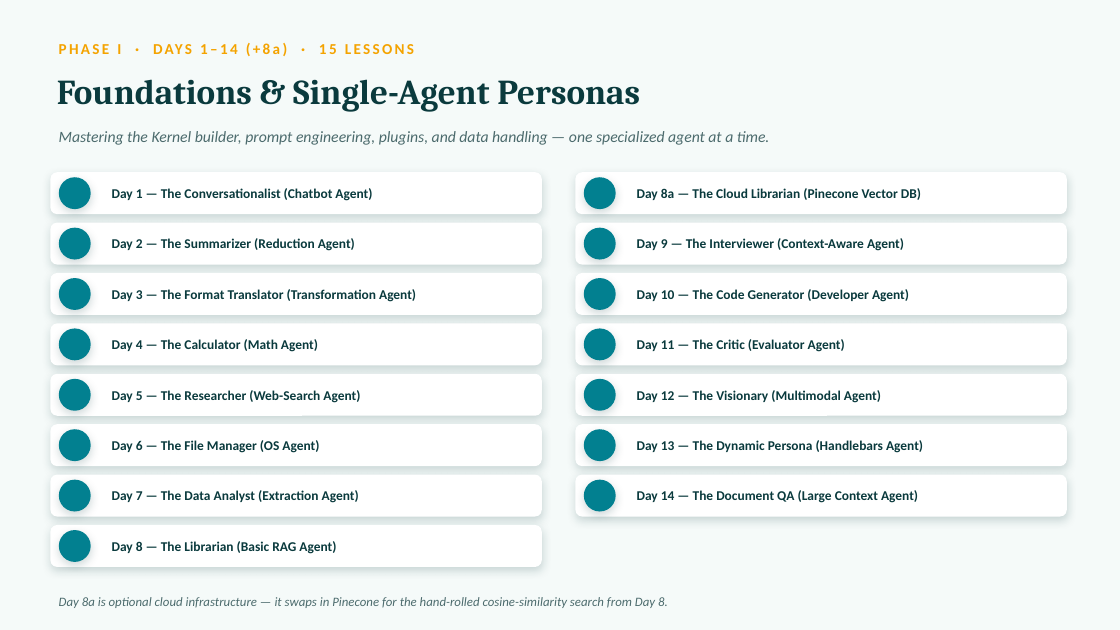
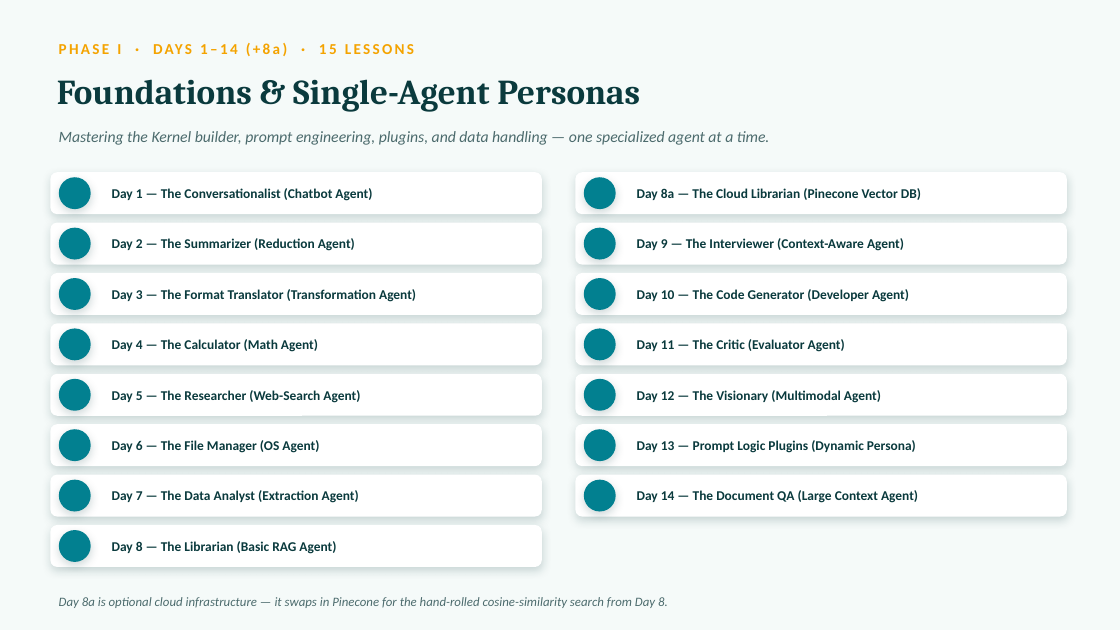
Before and after one commit to MediaSixAI/SK-orchestration-tutorial, a slide deck: slide 2 of docs/SK_Series_Introduction.pptx. Drawn at 1120x630 pixels with LibreOffice and Linux fonts; fonts in the diff are those of the drawing; background and template pictures are left out. Boxes give left, top, right and bottom in pixels: in the first picture for what was removed or moved away, otherwise in the second. Text is boxed around its words. In the diff, an @@ line names an element or a change of style, - is before the commit and + after.

```diff
--- a/docs/SK_Series_Introduction.pptx
+++ b/docs/SK_Series_Introduction.pptx
@@ text at (x1=637, y1=440, x2=916, y2=453): text changed @@
-Day 13 — The Dynamic Persona (Handlebars Agent)
+Day 13 — Prompt Logic Plugins (Dynamic Persona)
```
Also in this commit, not shown: 2 other files.
